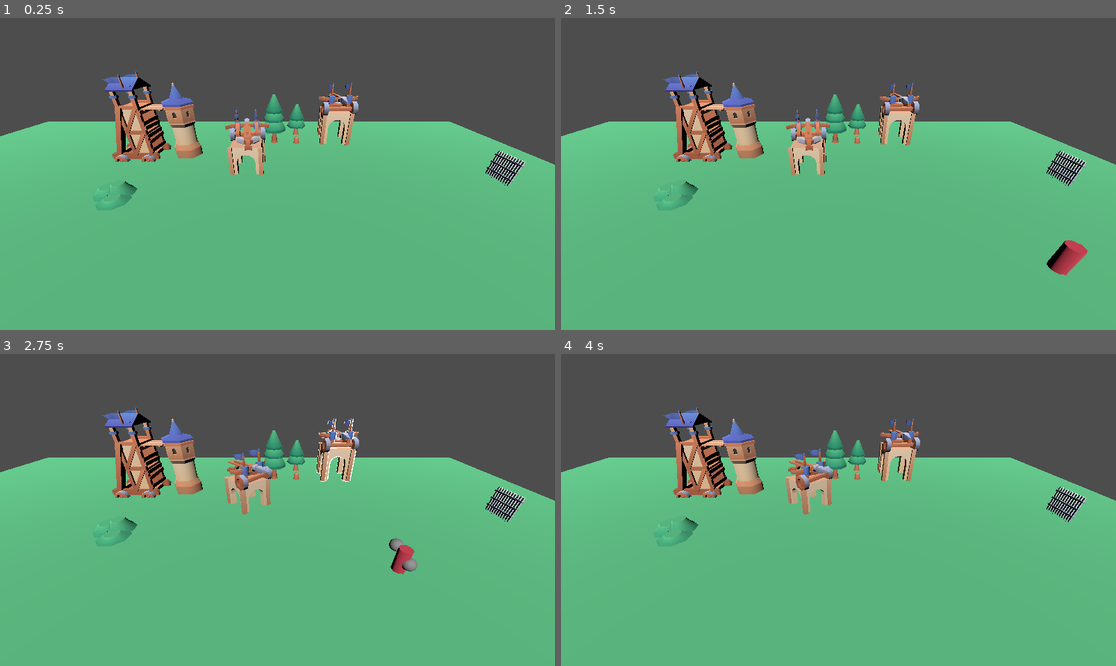
Above: before the commit, frames 1-4 (two rows, left to right).
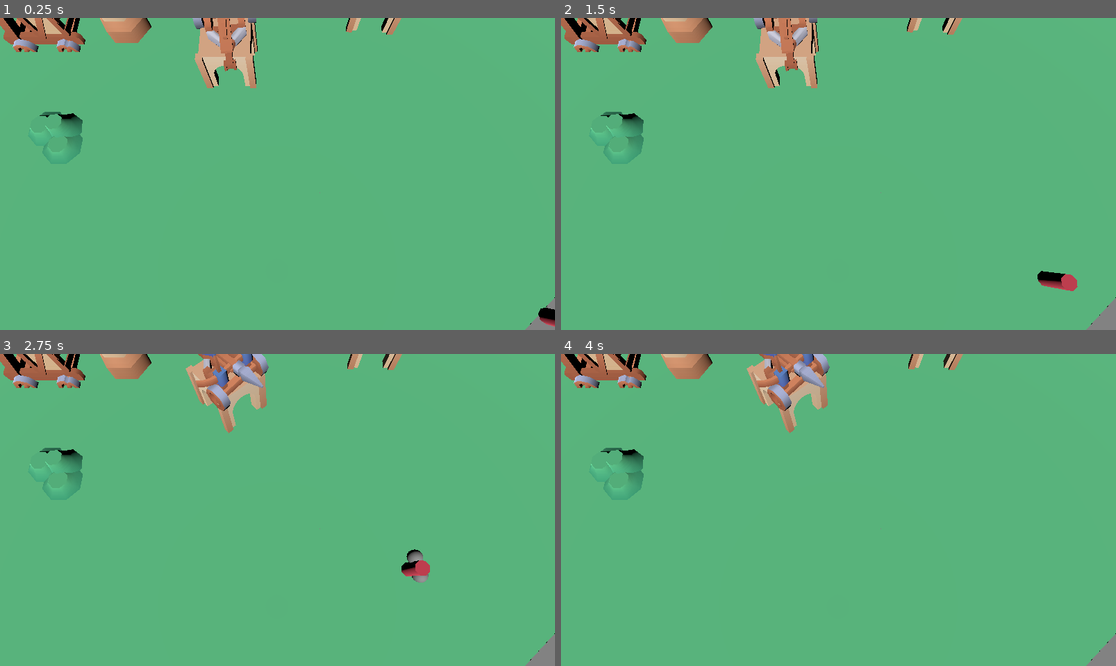
Above: after the commit, the same moments.

Repository: Kyn21kx/GMTK-2025
Game: Godot game, scene res://main.tscn
The game is run twice, just before and just after one commit, with the same random seed, the same clock (stepped at 60 frames per second) and the same inputs.
Inputs (mouse positions are in pixels of both pictures, inside the frame that each line leads up to):
- Up to frame 1 (0.25 s): no input
- Up to frame 2 (1.5 s): move the mouse to (960, 158) at 0.52 s; click (960, 158) at 0.67 s; move the mouse to (727, 189) at 1.27 s; click (727, 189) at 1.42 s
- Up to frame 3 (2.75 s): move the mouse to (333, 441) at 2.02 s; click (333, 441) at 2.17 s
- Up to frame 4 (4 s): move the mouse to (810, 572) at 2.77 s; click (810, 572) at 2.92 s; tap Enter at 3.5 s; move the mouse to (1005, 556) at 3.52 s; click (1005, 556) at 3.67 s

The runs differ from the first frame. In frame 1, 39% of the frame differs, in the area x 0-100%, y 0-100%; in frame 2, 40%; in frame 3, 40%; in frame 4, 39%.

Commit message:
camera movement system

Diff:
--- a/main.tscn
+++ b/main.tscn
@@ -10,6 +10,7 @@
 [ext_resource type="Script" uid="uid://b3yluy74ogwjc" path="res://scripts/projectiles_manager.gd" id="7_kek77"]
 [ext_resource type="PackedScene" uid="uid://sucn46hw8pud" path="res://scenes/projectil.tscn" id="8_4c57u"]
 [ext_resource type="PackedScene" uid="uid://dj00r0ko3oygm" path="res://scenes/projectil_magic.tscn" id="9_efxa6"]
+[ext_resource type="PackedScene" uid="uid://gvld7w0mgelx" path="res://ui/HUD.tscn" id="10_efxa6"]
 
 [node name="Main" type="Node3D"]
 
@@ -31,8 +32,10 @@
 use_collision = true
 
 [node name="Camera3D" type="Camera3D" parent="."]
-transform = Transform3D(1, 0, 0, 0, 0.855698, 0.517475, 0, -0.517475, 0.855698, 0.862187, 3.20243, 5.36622)
+transform = Transform3D(1, 0, 0, 0, 0.258819, 0.965926, 0, -0.965926, 0.258819, 0.862187, 4.71731, 3.35591)
+fov = 60.0
 script = ExtResource("2_4c57u")
+speed = 3.0
 
 [node name="DirectionalLight3D" type="DirectionalLight3D" parent="."]
 transform = Transform3D(0.970197, 0.241975, -0.0128731, -0.154515, 0.658702, 0.736367, 0.186662, -0.712432, 0.67646, 1.44224, 0.776473, 0.413263)
@@ -72,7 +75,7 @@
 metadata/_custom_type_script = "uid://cvwfp2oi3vfgt"
 
 [node name="TurretBallista" parent="." instance=ExtResource("7_272bh")]
-transform = Transform3D(-0.997168, 0, 0.075205, 0, 1, 0, -0.075205, 0, -0.997168, 2.74007, 0.590283, -1.24382)
+transform = Transform3D(-0.997168, 0, 0.075205, 0, 1, 0, -0.075205, 0, -0.997168, 2.74, 0, -1.244)
 
 [node name="TowerCommands" type="Node" parent="TurretBallista" node_paths=PackedStringArray("shooter")]
 script = ExtResource("2_0xm2m")
@@ -81,5 +84,8 @@
 
 [node name="CanvasLayer" type="CanvasLayer" parent="."]
 
+[node name="Hud" parent="CanvasLayer" instance=ExtResource("10_efxa6")]
+visible = false
+
 [node name="Scenario" parent="." instance=ExtResource("6_7mycd")]
 transform = Transform3D(1, 0, 0, 0, 1, 0, 0, 0, 1, -1.16527, 0.0718123, 4.6856)
--- a/scenes/turret_ballista.tscn
+++ b/scenes/turret_ballista.tscn
@@ -32,10 +32,11 @@
 [node name="siege-ballista3" parent="." instance=ExtResource("3_322ig")]
 transform = Transform3D(-0.136839, 0, 0.990593, 0, 1, 0, -0.990593, 0, -0.136839, 0.0510823, 0.922338, 0.0778975)
 
-[node name="StaticBody3D" type="StaticBody3D" parent="." node_paths=PackedStringArray("mesh_instances")]
+[node name="StaticBody3D" type="StaticBody3D" parent="." node_paths=PackedStringArray("mesh_instances", "selectable_target")]
 transform = Transform3D(1, 0, 0, 0, 1, 0, 0, 0, 1, 0.00162077, -0.036123, 0.0252781)
 script = ExtResource("4_322ig")
 mesh_instances = [NodePath("../siege-ballista3/siege-ballista"), NodePath("../tower-square-arch3/tower-square-arch")]
+selectable_target = NodePath("..")
 
 [node name="CollisionShape3D" type="CollisionShape3D" parent="StaticBody3D"]
 transform = Transform3D(1, 0, 0, 0, 1, 0, 0, 0, 1, -0.00177002, 0.977764, -0.0625149)
--- a/scripts/camera_system.gd
+++ b/scripts/camera_system.gd
@@ -2,25 +2,93 @@
 
 extends Camera3D
 
+@export
+var speed: float = 1
+var last_mouse_posistion: Vector2 = Vector2.ZERO
+var selected_entity: Node3D = null
+var movement_blend: float = 0
+var selected_position: Vector3
+
 func _ready() -> void:
 	pass
 
-func _process(_delta: float) -> void:
+func _process(delta: float) -> void:
+	self.handle_tower_selection()
+	self.handle_mouse_movement(delta)
+	if selected_entity != null:
+		self.lock_to_target(delta)
+
+func lock_to_target(delta: float) -> void:
+	if (self.movement_blend >= 1):
+		return
+
+	self.movement_blend += delta * self.speed
+	self.global_position = self.global_position.lerp(self.selected_position, self.movement_blend)
+
+func get_target_position_at_center() -> Vector3:
+	var viewport_size: Vector2 = self.get_viewport().get_visible_rect().size
+	var screen_center := Vector2(viewport_size.x / 2, viewport_size.y * 0.4)
+
+	var distance_to_target := self.global_position.distance_to(self.selected_entity.global_position)
+	var center_world_pos := self.project_position(screen_center, distance_to_target)
+	var target_current_world_pos: Vector3 = self.selected_entity.global_position
+
+	var world_space_offset: Vector3 = center_world_pos - target_current_world_pos
+
+	print("center world pos: ", center_world_pos, "; target world position: ", target_current_world_pos, "; offset: ", world_space_offset)
+	var target_pos : Vector3 = self.global_position - world_space_offset
+	target_pos.y = self.global_position.y # Ignore height, lol
+	return target_pos
+
+func handle_mouse_movement(delta: float) -> void:
+	# Check if the mouse is at the edges of the screen
+	var mouse_position: Vector2 = self.get_viewport().get_mouse_position()
+	var window_size: Vector2i = self.get_viewport().get_window().size
+	# We'll do some percentage of tolerance for the mouse to trigger the movement
+	var tolerance_range := Vector2(window_size.x * 0.1, window_size.y * 0.1)
+
+	var velocity := Vector2.ZERO
+
+	if mouse_position.x > window_size.x - tolerance_range.x:
+		velocity.x = 1
+	elif mouse_position.x < 0 + tolerance_range.x:
+		velocity.x = -1
+	if mouse_position.y > window_size.y - tolerance_range.y:
+		velocity.y = 1
+	elif mouse_position.y < 0 + tolerance_range.y:
+		velocity.y = -1
+
+	velocity = velocity.normalized()
+	var current_position := self.global_position
+	# var mouse_acceleration_magnitude = (mouse_position - self.last_mouse_posistion).length()
+	current_position.x += velocity.x * self.speed * delta
+	current_position.z += velocity.y * self.speed * delta
+
+	self.global_position = current_position
+	self.last_mouse_posistion = mouse_position
+
+
+
+func handle_tower_selection() -> void:
 	var mouse_position: Vector2 = self.get_viewport().get_mouse_position()
 	var from = project_ray_origin(mouse_position)
-	var to = from + project_ray_normal(mouse_position) * 1000
+
+	const max_dectection_distance : float = 1000
+	var to = from + project_ray_normal(mouse_position) * max_dectection_distance
 	var space_state = get_world_3d().direct_space_state
 	var query = PhysicsRayQueryParameters3D.new()
 	query.from = from
 	query.to = to
-	# Optionally, set collision masks for specific layers to interact with
-	# query.set_collide_with_areas(true)
 	query.set_collide_with_bodies(true)
 
 	var result = space_state.intersect_ray(query)
 
 	if result:
-		var clicked_object = result.collider as SelectableItem
-		if clicked_object == null:
+		var hovered_object = result.collider as SelectableItem
+		if hovered_object == null:
 			return
-		clicked_object.hovering_over = true
+		hovered_object.hovering_over = true
+		if Input.is_mouse_button_pressed(MOUSE_BUTTON_LEFT):
+			self.selected_entity = hovered_object.selectable_target
+			self.movement_blend = 0
+			self.selected_position = self.get_target_position_at_center()
--- a/scripts/selectable_item.gd
+++ b/scripts/selectable_item.gd
@@ -5,13 +5,16 @@
 @export
 var mesh_instances: Array[MeshInstance3D] = []
 
+@export
+var selectable_target: Node3D = null
+
 var _material_overlay: StandardMaterial3D
 
 var hovering_over = false
 
 func _ready() -> void:
 	assert(!self.mesh_instances.is_empty(), "Need to set the mesh instances for a selectable item to toggle the outline")
-
+	assert(self.selectable_target != null, "Selectable object must have a valid selectable target (i.e, parent node)")
 	# assert(self.mesh_instances.material_overlay != null, "A material overlay is needed for the outline of a selectable item")
 	self.input_ray_pickable = true
 	self._material_overlay = self.mesh_instances[0].material_overlay
Not shown: 1 places in main.tscn that only renumber resources
